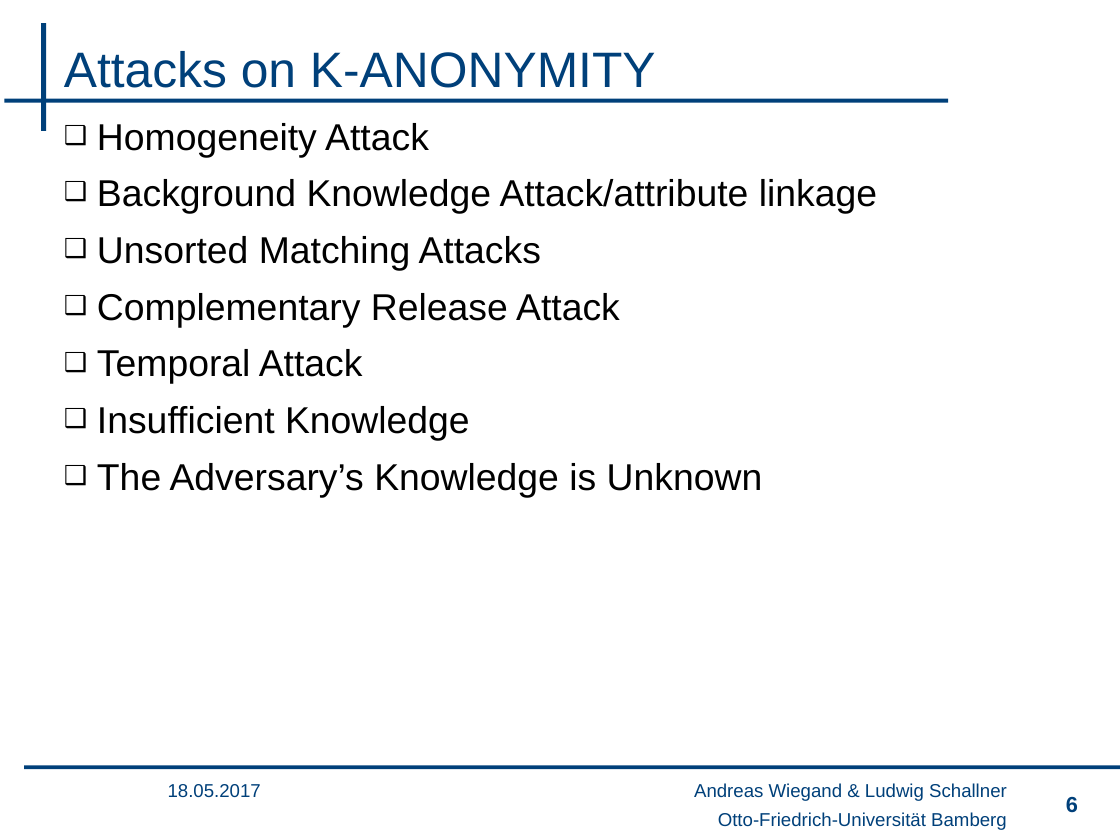
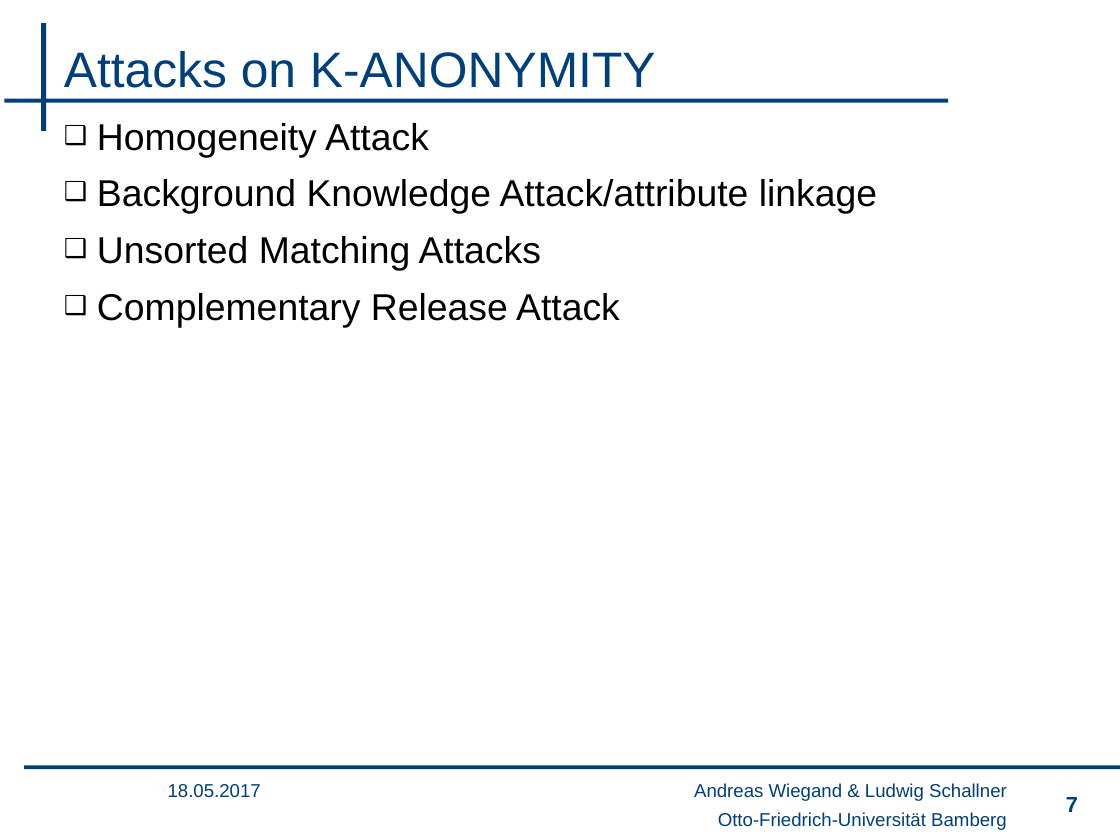
Before and after one commit to wsgan001/PSI-MSem, a slide deck: slide 7 of presentation/sicherheits_lu.pptx (slide 6 before the commit). Drawn at 1120x840 pixels with LibreOffice and Linux fonts; fonts in the diff are those of the drawing; background and template pictures are left out. Boxes give left, top, right and bottom in pixels: in the first picture for what was removed or moved away, otherwise in the second. Text is boxed around its words. In the diff, an @@ line names an element or a change of style, - is before the commit and + after.

```diff
--- a/presentation/sicherheits_lu.pptx
+++ b/presentation/sicherheits_lu.pptx
@@ text at <box>97,349,763,497</box>: paragraphs removed @@
-❑ Temporal Attack
-❑ Insufficient Knowledge
-❑ The Adversary’s Knowledge is Unknown
@@ page number at <box>1066,797,1078,812</box>: text changed @@
-6
+7
```
Also in this commit, not shown: 8 other slides changed, 1 slide added.
